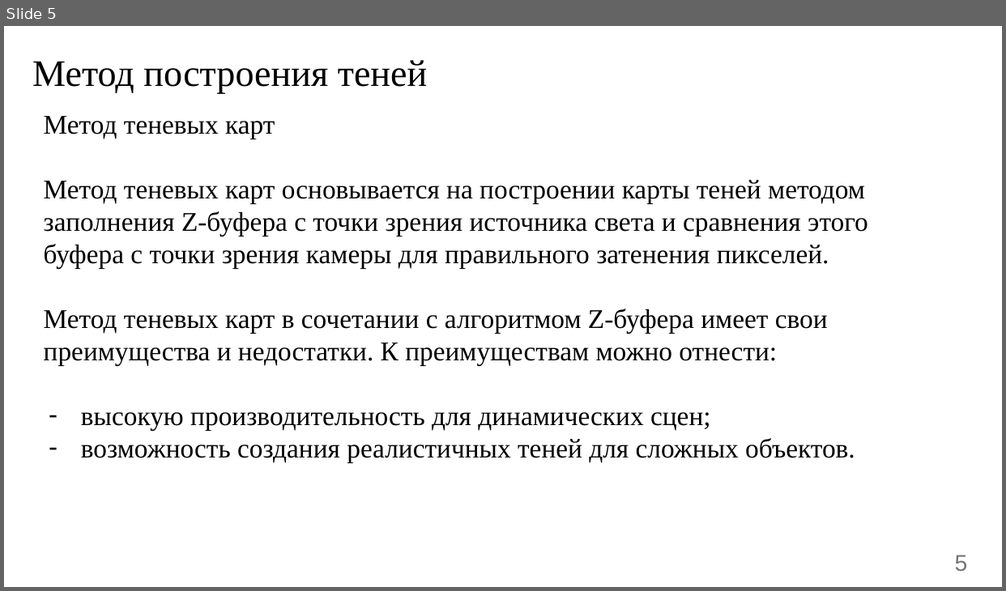
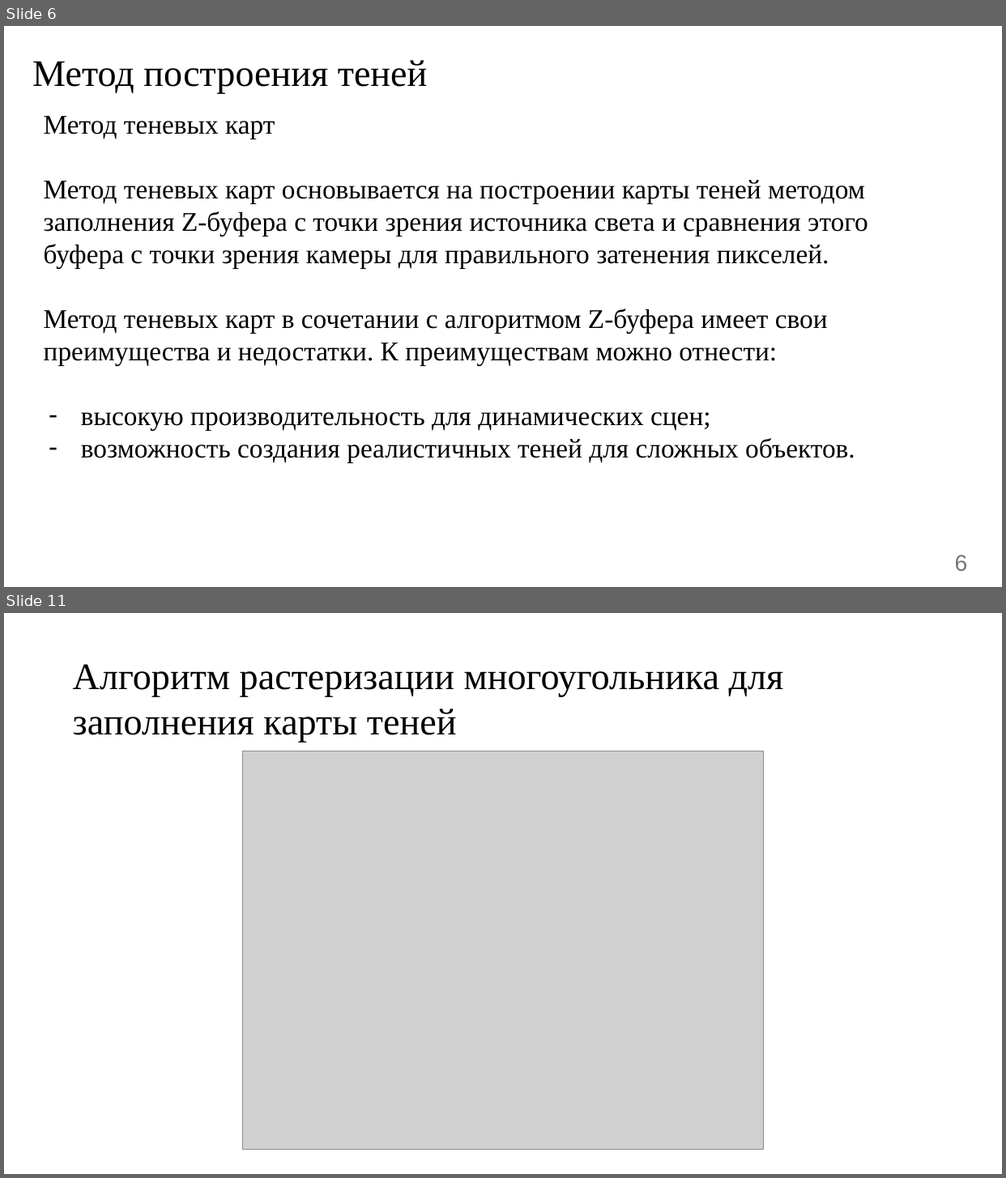
Before and after one commit to Danilado/IU7-CG-CW, a slide deck: docs/Presentation.pptx. Shown one above the other, each under a label of ours: slide 5 before the commit, slides 6 and 11 after it; the slides between them are not shown. The pictures are 1006x591 and 1006x1178 pixels, drawn with LibreOffice and Linux fonts; fonts in the diff are those of the drawing; grey boxes stand for pictures. Boxes give left, top, right and bottom in pixels: in the first picture for what was removed or moved away, otherwise in the second. Text is boxed around its words. In the diff, an @@ line names an element or a change of style, - is before the commit and + after.

```diff
--- a/docs/Presentation.pptx
+++ b/docs/Presentation.pptx
@@ slide 11 added at [4, 613, 1002, 1174], background #FFFFFF @@
@@ title added at [73, 664, 784, 742], 36 pt, text #000000 @@
+Алгоритм растеризации многоугольника для заполнения карты теней
@@ picture added at [243, 752, 763, 1150] @@
@@ what was slide 5 is now slide 6 @@
@@ page number at [955, 555, 968, 571]: text changed @@
-5
+6
```
Also in this commit, not shown: 9 slides changed, 3 other slides added, 2 slides removed, 24 other files.
